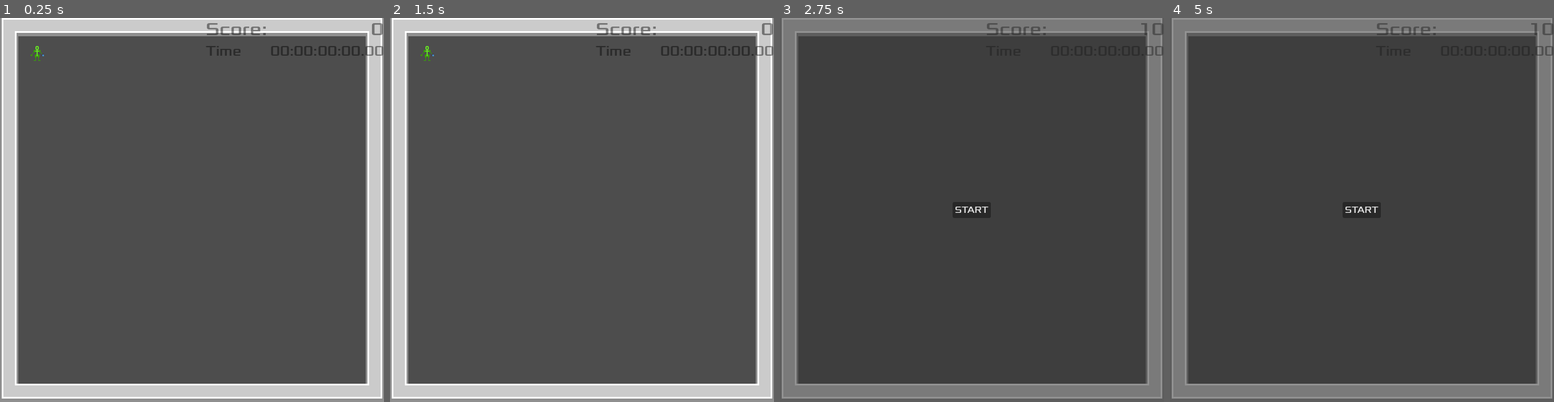
Above: before the commit, frames 1-4 (left to right).
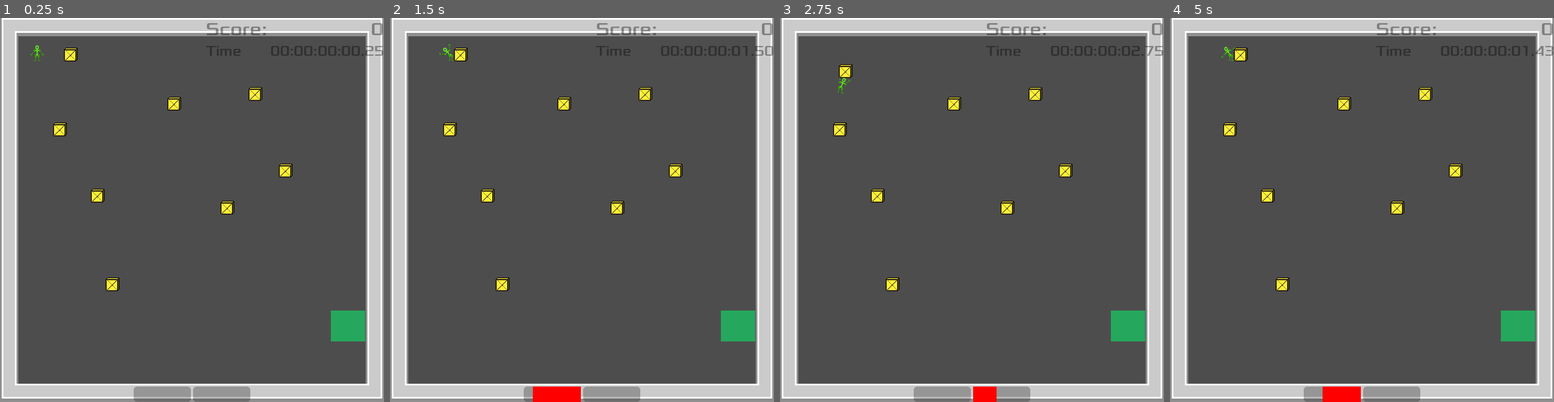
Above: after the commit, the same moments.

Repository: CrazyLegoMind/1h_jam_blank
Game: Godot game, scene res://scenes/main_game/main_game.tscn
The game is run twice, just before and just after one commit, with the same random seed, the same clock (stepped at 60 frames per second) and the same inputs. The engine's default icon, where the game draws it, is replaced by a stand-in: a white triangle on a blue panel in a dark square.
Inputs (mouse positions are in pixels of both pictures, inside the frame that each line leads up to):
- Up to frame 1 (0.25 s): no input
- Up to frame 2 (1.5 s): tap Enter (ui_accept) at 0.5, 0.77, 1.07 s; move the mouse to (666, 190) at 0.52 s; hold D (move_right) 0.53-1.25 s; hold K (tilt_l, bound only after the commit) 0.53-1.25 s; click (666, 190) at 0.67 s; tap L (tilt_r, bound only after the commit) at 0.8 s; click (582, 210) at 1.25 s, where only the run before the commit has a clickable "START"
- Up to frame 3 (2.75 s): move the mouse to (895, 229) at 2.02 s; hold S (move_down) from 2.03 s (still down); tap L (tilt_r, bound only after the commit) at 2.1 s; tap Enter (ui_accept) at 2.27, 2.3, 2.57 s
- Up to frame 4 (5 s): release S (move_down) at 2.75 s; click (1362, 210) at 2.75 s, where only the run before the commit has a clickable "START"; click (1362, 194) at 3.5 s, where only the run after the commit has a clickable "RETRY"; tap Enter (ui_accept) at 4.25, 4.35 s; move the mouse to (1400, 125) at 4.27 s; hold D (move_right) from 4.28 s (still down); hold K (tilt_l, bound only after the commit) from 4.28 s (still down)

The runs differ from the first frame. In frame 1, 2.9% of the frame differs, in the area x 7-100%, y 7-100%; in frame 2, 3.0%; in frame 3, 20%; in frame 4, 20%, in the area x 0-100%, y 0-100%.

Commit message:
bulk add 1h game

Diff:
--- a/project.godot
+++ b/project.godot
@@ -52,6 +52,18 @@
 "events": [Object(InputEventKey,"resource_local_to_scene":false,"resource_name":"","device":-1,"window_id":0,"alt_pressed":false,"shift_pressed":false,"ctrl_pressed":false,"meta_pressed":false,"pressed":false,"keycode":0,"physical_keycode":65,"key_label":0,"unicode":97,"echo":false,"script":null)
 ]
 }
+tilt_r={
+"deadzone": 0.5,
+"events": [Object(InputEventKey,"resource_local_to_scene":false,"resource_name":"","device":-1,"window_id":0,"alt_pressed":false,"shift_pressed":false,"ctrl_pressed":false,"meta_pressed":false,"pressed":false,"keycode":0,"physical_keycode":76,"key_label":0,"unicode":108,"echo":false,"script":null)
+, Object(InputEventKey,"resource_local_to_scene":false,"resource_name":"","device":-1,"window_id":0,"alt_pressed":false,"shift_pressed":false,"ctrl_pressed":false,"meta_pressed":false,"pressed":false,"keycode":0,"physical_keycode":4194321,"key_label":0,"unicode":0,"echo":false,"script":null)
+]
+}
+tilt_l={
+"deadzone": 0.5,
+"events": [Object(InputEventKey,"resource_local_to_scene":false,"resource_name":"","device":-1,"window_id":0,"alt_pressed":false,"shift_pressed":false,"ctrl_pressed":false,"meta_pressed":false,"pressed":false,"keycode":0,"physical_keycode":75,"key_label":0,"unicode":107,"echo":false,"script":null)
+, Object(InputEventKey,"resource_local_to_scene":false,"resource_name":"","device":-1,"window_id":0,"alt_pressed":false,"shift_pressed":false,"ctrl_pressed":false,"meta_pressed":false,"pressed":false,"keycode":0,"physical_keycode":4194319,"key_label":0,"unicode":0,"echo":false,"script":null)
+]
+}
 
 [layer_names]
 
--- a/resources/autoload/global_utils.gd
+++ b/resources/autoload/global_utils.gd
@@ -1,28 +1,45 @@
 extends Node
 
-signal enemy_dead()
+signal enemy_died()
 signal player_spawned(player)
 signal player_died
 
+var deadtxt = """
+You broke your back! keep your back straight
+when lifting heavy weights
+"""
 var menu_ui_scene = preload("res://scenes/menus/menu_ui.tscn")
 var menu_ui_node:MenuUi = menu_ui_scene.instantiate()
 var player = null
+var dead_enemies = 0
 
 func _ready():
 	player_died.connect(_on_player_died)
+	enemy_died.connect(_on_enemy_died)
 	player_spawned.connect(_on_player_spawned)
 	add_child(menu_ui_node)
 	menu_ui_node.retry.connect(_on_menu_retry)
 
+func _process(delta):
+	if is_instance_valid(player):
+		menu_ui_node.set_tilt(player.tilt)
 
 func _on_player_died():
 	menu_ui_node.show_pause_menu(true)
+
+func _on_enemy_died():
+	dead_enemies += 1
+	if dead_enemies >= 8:
+		menu_ui_node.set_text("good job!")
+		menu_ui_node.show_pause_menu(true)
 
 func _on_player_spawned(pl):
 	player = pl
 
 func _on_menu_retry():
+	dead_enemies = 0
 	menu_ui_node.update_score(0)
+	menu_ui_node.set_text(deadtxt)
 	reload_scene()
 
 func change_scene(scene:String):
--- /dev/null
+++ b/scenes/crate/crate.gd
@@ -0,0 +1,19 @@
+extends Node2D
+
+var target = null
+
+func set_target(node):
+	target = node
+
+func _process(delta):
+	if is_instance_valid(target):
+		global_position = target.global_position
+
+func die():
+	GlobalUtils.add_score(10+GlobalUtils.dead_enemies)
+	GlobalUtils.enemy_died.emit()
+	queue_free()
+
+func _on_body_entered(body):
+	if body.has_method("grab"):
+		body.grab(self)
--- /dev/null
+++ b/scenes/crate/crate.tscn
@@ -0,0 +1,22 @@
+[gd_scene load_steps=4 format=3 uid="uid://crjhw7hp8sh57"]
+
+[ext_resource type="Script" path="res://scenes/crate/crate.gd" id="1_edng3"]
+[ext_resource type="Texture2D" uid="uid://db46iygr1eyqm" path="res://scenes/crate/crate.png" id="1_htbxt"]
+
+[sub_resource type="RectangleShape2D" id="RectangleShape2D_oupw4"]
+size = Vector2(24, 24)
+
+[node name="Crate" type="Area2D"]
+collision_layer = 8
+collision_mask = 2
+script = ExtResource("1_edng3")
+
+[node name="CollisionShape2D" type="CollisionShape2D" parent="."]
+position = Vector2(1, -12)
+shape = SubResource("RectangleShape2D_oupw4")
+
+[node name="Sprite2D" type="Sprite2D" parent="."]
+position = Vector2(1, -11)
+texture = ExtResource("1_htbxt")
+
+[connection signal="body_entered" from="." to="." method="_on_body_entered"]
--- a/scenes/main_game/main_game.gd
+++ b/scenes/main_game/main_game.gd
@@ -3,14 +3,11 @@
 @onready var game_map = %GameMap
 
 func _ready():
-	printerr("vado a prendere acqua e caricatore telefono e ci siamo")
-	GlobalUtils.enemy_dead.connect(on_enemy_death)
+	GlobalUtils.enemy_died.connect(on_enemy_died)
+	GlobalUtils.start_game_timer()
 
-func on_enemy_death(type):
-	var i = randi_range(0,3)
-	var enemy_node = load("res://scenes/enemy/enemy.tscn").instantiate()
-	enemy_node.type = (type+1)%4
-	get_node("spawn_container/Marker2D"+str(i)).add_child(enemy_node)
+func on_enemy_died():
+	pass
 
 func _input(event):
 	return
@@ -34,3 +31,9 @@
 	print("adding", cell_pos)
 	game_map.set_cells_terrain_connect(0,[cell_pos],0,0)
 	$NavigationRegion2D.bake_navigation_polygon()
+
+
+func _on_area_2d_area_entered(area):
+	print("entered")
+	if area.has_method("die"):
+		area.die()
--- a/scenes/main_game/main_game.tscn
+++ b/scenes/main_game/main_game.tscn
@@ -1,8 +1,9 @@
-[gd_scene load_steps=7 format=3 uid="uid://xtuh2xd5x5sm"]
+[gd_scene load_steps=9 format=3 uid="uid://xtuh2xd5x5sm"]
 
 [ext_resource type="Script" path="res://scenes/main_game/main_game.gd" id="1_6j6ub"]
 [ext_resource type="Texture2D" uid="uid://b1mh1r0420nq1" path="res://scenes/main_game/stdtileset.png" id="1_i02de"]
 [ext_resource type="PackedScene" uid="uid://cv1sae8op8unp" path="res://scenes/player/player.tscn" id="2_yadwx"]
+[ext_resource type="PackedScene" uid="uid://crjhw7hp8sh57" path="res://scenes/crate/crate.tscn" id="4_xa0hp"]
 
 [sub_resource type="NavigationPolygon" id="NavigationPolygon_e3k5g"]
 vertices = PackedVector2Array(625, 625, 47, 625, 47, 47, 625, 47, 687, 687, 750, 723, -75, 737, -15, 687, -71, -74, -15, -15, 746, -78, 687, -15)
@@ -605,6 +606,9 @@
 terrain_set_0/terrain_0/color = Color(1, 0, 0, 1)
 sources/0 = SubResource("TileSetAtlasSource_5bi7h")
 
+[sub_resource type="RectangleShape2D" id="RectangleShape2D_j1k01"]
+size = Vector2(138.5, 56)
+
 [node name="MainGame" type="Node2D"]
 script = ExtResource("1_6j6ub")
 
@@ -619,3 +623,44 @@
 
 [node name="Player" parent="." instance=ExtResource("2_yadwx")]
 position = Vector2(65, 75)
+
+[node name="Crate" parent="." instance=ExtResource("4_xa0hp")]
+position = Vector2(123, 76)
+
+[node name="Area2D" type="Area2D" parent="."]
+position = Vector2(579, 512)
+collision_layer = 0
+collision_mask = 8
+
+[node name="ColorRect" type="ColorRect" parent="Area2D"]
+custom_minimum_size = Vector2(17.04, 0)
+offset_right = 60.24
+offset_bottom = 53.685
+color = Color(0, 1, 0.423529, 0.513726)
+
+[node name="CollisionShape2D" type="CollisionShape2D" parent="Area2D"]
+position = Vector2(69, 26)
+shape = SubResource("RectangleShape2D_j1k01")
+
+[node name="Crate2" parent="." instance=ExtResource("4_xa0hp")]
+position = Vector2(170, 323)
+
+[node name="Crate3" parent="." instance=ExtResource("4_xa0hp")]
+position = Vector2(499, 279)
+
+[node name="Crate4" parent="." instance=ExtResource("4_xa0hp")]
+position = Vector2(446, 145)
+
+[node name="Crate5" parent="." instance=ExtResource("4_xa0hp")]
+position = Vector2(196, 478)
+
+[node name="Crate6" parent="." instance=ExtResource("4_xa0hp")]
+position = Vector2(397, 344)
+
+[node name="Crate7" parent="." instance=ExtResource("4_xa0hp")]
+position = Vector2(304, 162)
+
+[node name="Crate8" parent="." instance=ExtResource("4_xa0hp")]
+position = Vector2(104, 207)
+
+[connection signal="area_entered" from="Area2D" to="." method="_on_area_2d_area_entered"]
--- a/scenes/menus/menu_ui.gd
+++ b/scenes/menus/menu_ui.gd
@@ -1,5 +1,7 @@
 extends CanvasLayer
 class_name MenuUi
+@onready var tilt_bar_l = %TiltBarL
+@onready var tilt_bar_r = %TiltBarR
 
 
 var _displayed_score := 0
@@ -20,7 +22,11 @@
 	if Input.is_action_just_pressed("ui_cancel"):
 		show_pause_menu(true)
 
+
+
 func _on_retry_pressed():
+	if not $PauseMenu.visible:
+		return
 	_displayed_score= 0
 	_time_elapsed= 0.0
 	show_pause_menu(false)
@@ -52,3 +58,14 @@
 	var minutes:int = (temp_time)/float(60)
 	temp_time -= minutes*60
 	%TimeValue.text = "%02d:%02d:%02d:%05.2f" % [days,hours,minutes,temp_time]
+
+func set_tilt(tilt:int):
+	if tilt > 0:
+		tilt_bar_l.value = 1
+		tilt_bar_r.value = tilt
+		return
+	tilt_bar_r.value = 1
+	tilt_bar_l.value = -tilt
+
+func set_text(txt):
+	$PauseMenu/VBoxContainer/Label.text = txt
--- a/scenes/menus/menu_ui.tscn
+++ b/scenes/menus/menu_ui.tscn
@@ -1,14 +1,16 @@
-[gd_scene load_steps=3 format=3 uid="uid://cbbkfoixcjuka"]
+[gd_scene load_steps=4 format=3 uid="uid://cbbkfoixcjuka"]
 
 [ext_resource type="Script" path="res://scenes/menus/menu_ui.gd" id="1_x2fdc"]
 [ext_resource type="Theme" uid="uid://ikks65y6tq6k" path="res://assets/main_theme.tres" id="2_axeig"]
+
+[sub_resource type="StyleBoxFlat" id="StyleBoxFlat_cjhy6"]
+bg_color = Color(1, 0, 0, 1)
 
 [node name="MenuUI" type="CanvasLayer"]
 process_mode = 3
 script = ExtResource("1_x2fdc")
 
 [node name="ScoreLabels" type="MarginContainer" parent="."]
-modulate = Color(0, 0, 0, 0.439216)
 anchors_preset = 15
 anchor_right = 1.0
 anchor_bottom = 1.0
@@ -17,6 +19,7 @@
 theme = ExtResource("2_axeig")
 
 [node name="VBoxContainer" type="VBoxContainer" parent="ScoreLabels"]
+modulate = Color(0, 0, 0, 0.380392)
 layout_mode = 2
 size_flags_horizontal = 8
 size_flags_vertical = 0
@@ -57,6 +60,35 @@
 text = "365:24:60:60.999"
 horizontal_alignment = 2
 
+[node name="HBoxContainer" type="HBoxContainer" parent="ScoreLabels"]
+layout_mode = 2
+size_flags_horizontal = 4
+
+[node name="TiltBarL" type="ProgressBar" parent="ScoreLabels/HBoxContainer"]
+unique_name_in_owner = true
+custom_minimum_size = Vector2(100, 26.63)
+layout_mode = 2
+size_flags_horizontal = 4
+size_flags_vertical = 8
+theme_override_styles/fill = SubResource("StyleBoxFlat_cjhy6")
+min_value = 1.0
+max_value = 50.0
+value = 1.0
+fill_mode = 1
+show_percentage = false
+
+[node name="TiltBarR" type="ProgressBar" parent="ScoreLabels/HBoxContainer"]
+unique_name_in_owner = true
+custom_minimum_size = Vector2(100, 26.63)
+layout_mode = 2
+size_flags_horizontal = 4
+size_flags_vertical = 8
+theme_override_styles/fill = SubResource("StyleBoxFlat_cjhy6")
+min_value = 1.0
+max_value = 50.0
+value = 1.0
+show_percentage = false
+
 [node name="PauseMenu" type="MarginContainer" parent="."]
 visible = false
 anchors_preset = 15
@@ -78,6 +110,13 @@
 
 [node name="Retry" type="Button" parent="PauseMenu/VBoxContainer"]
 layout_mode = 2
-text = "START"
+size_flags_horizontal = 4
+text = "RETRY"
+
+[node name="Label" type="Label" parent="PauseMenu/VBoxContainer"]
+layout_mode = 2
+text = "You broke your back! keep your back straight
+when lifting heavy weights"
+horizontal_alignment = 1
 
 [connection signal="pressed" from="PauseMenu/VBoxContainer/Retry" to="." method="_on_retry_pressed"]
--- a/scenes/player/player.gd
+++ b/scenes/player/player.gd
@@ -2,23 +2,51 @@
 
 var movement_input := Vector2()
 var mov_speed = 80
+var locked = false
+var tilt = 0
+var tilt_force := 0.0
+var grabbing := 0.0
+@onready var body = %body
 @onready var animation_player_node:AnimationPlayer = $AnimationPlayer
+@onready var grab_position = %GrabPosition
 
 func _ready():
 	GlobalUtils.player_spawned.emit(self)
+	GlobalUtils.enemy_died.connect(on_enemy_died)
+
+func on_enemy_died():
+	tilt_force = 0
+	grabbing = 0.0
+	body.rotation_degrees =0
+	$AnimationPlayer.stop()
+	locked = true
+	$AnimationPlayer.stop()
+	animation_player_node.speed_scale =1
+	$AnimationPlayer.play_backwards("grab")
+	await $AnimationPlayer.animation_finished
+	locked = false
 
 func _input(event):
-	if Input.is_action_just_pressed("ui_accept"):
-		GlobalUtils.add_score(10)
-		die()
 	if Input.is_action_just_pressed("ui_up"):
 		GlobalUtils.start_game_timer()
 
 func _physics_process(delta):
+	tilt = body.rotation_degrees
+	if Input.is_action_pressed("tilt_l"):
+		tilt_force = -40
+	if Input.is_action_pressed("tilt_r"):
+		tilt_force = 40
+	tilt_force = lerp(tilt_force,0.0,delta)
+	body.rotation_degrees = body.rotation_degrees + tilt_force*delta +delta*(
+								body.rotation_degrees*0.7+
+								body.rotation_degrees*grabbing)
+	body.rotation_degrees = clamp(body.rotation_degrees,-60,60)
+	if body.rotation_degrees > 59 or body.rotation_degrees <-59:
+		die()
+	if locked:
+		return
 	movement_input = Vector2()
 	movement_input = Input.get_vector("move_left","move_right","move_up","move_down")
-
-
 	velocity = mov_speed*movement_input
 	move_and_slide()
 	var anim = "RESET"
@@ -27,14 +55,23 @@
 		anim = "walk_v"
 		animation_player_node.speed_scale *= movement_input.y
 	if velocity.x != 0 :
-		if sign(movement_input.x) == -1:
-			$SpriteContainer.scale.x = -1
-		else:
-			$SpriteContainer.scale.x = 1
 		animation_player_node.speed_scale = 4
 		anim = "walk_h"
 	$AnimationPlayer.play(anim)
 
+
 func die():
 	GlobalUtils.player_died.emit()
 	queue_free()
+
+func grab(node):
+	$AnimationPlayer.stop()
+	locked = true
+	$AnimationPlayer.stop()
+	animation_player_node.speed_scale =1
+	$AnimationPlayer.play("grab")
+	await $AnimationPlayer.animation_finished
+	node.set_target(grab_position)
+	locked = false
+	body.rotation_degrees = randi_range(-10,10)
+	grabbing += 0.5 + GlobalUtils.dead_enemies*0.04
--- a/scenes/player/player.tscn
+++ b/scenes/player/player.tscn
@@ -4,7 +4,6 @@
 [ext_resource type="Texture2D" uid="uid://dqj83q0j4t2ou" path="res://scenes/player/body_sprite.png" id="3_vkamo"]
 [ext_resource type="Texture2D" uid="uid://fosf68e3f35l" path="res://scenes/player/arm_sprite.png" id="3_wsqyp"]
 [ext_resource type="Texture2D" uid="uid://cm0638qn6uneg" path="res://scenes/player/leg_sprite.png" id="3_y1jt4"]
-[ext_resource type="Texture2D" uid="uid://cydmfwgjndnch" path="res://icon.svg" id="4_1cdrt"]
 
 [sub_resource type="CapsuleShape2D" id="CapsuleShape2D_lmohl"]
 radius = 4.0
@@ -63,26 +62,42 @@
 tracks/4/type = "value"
 tracks/4/imported = false
 tracks/4/enabled = true
-tracks/4/path = NodePath("SpriteContainer/body:rotation")
+tracks/4/path = NodePath("SpriteContainer/body:position")
 tracks/4/interp = 1
-tracks/4/loop_wrap = false
+tracks/4/loop_wrap = true
 tracks/4/keys = {
 "times": PackedFloat32Array(0),
 "transitions": PackedFloat32Array(1),
 "update": 0,
-"values": [0.0]
-}
-tracks/5/type = "value"
-tracks/5/imported = false
-tracks/5/enabled = true
-tracks/5/path = NodePath("SpriteContainer/body:position")
-tracks/5/interp = 1
-tracks/5/loop_wrap = true
-tracks/5/keys = {
-"times": PackedFloat32Array(0),
-"transitions": PackedFloat32Array(1),
-"update": 0,
-"values": [Vector2(0, -17)]
+"values": [Vector2(0, -9)]
+}
+
+[sub_resource type="Animation" id="Animation_mwdop"]
+resource_name = "grab"
+length = 0.5
+tracks/0/type = "value"
+tracks/0/imported = false
+tracks/0/enabled = true
+tracks/0/path = NodePath("SpriteContainer/body/arm:rotation")
+tracks/0/interp = 1
+tracks/0/loop_wrap = true
+tracks/0/keys = {
+"times": PackedFloat32Array(0, 0.5),
+"transitions": PackedFloat32Array(1, 1),
+"update": 0,
+"values": [0.0, -2.0944]
+}
+tracks/1/type = "value"
+tracks/1/imported = false
+tracks/1/enabled = true
+tracks/1/path = NodePath("SpriteContainer/body/arm2:rotation")
+tracks/1/interp = 1
+tracks/1/loop_wrap = true
+tracks/1/keys = {
+"times": PackedFloat32Array(0, 0.5),
+"transitions": PackedFloat32Array(1, 1),
+"update": 0,
+"values": [0.0, 2.0944]
 }
 
 [sub_resource type="Animation" id="Animation_jhc6x"]
@@ -137,18 +152,6 @@
 "update": 0,
 "values": [-0.174533, -0.174533, 0.0, 0.174533, -0.174533]
 }
-tracks/4/type = "value"
-tracks/4/imported = false
-tracks/4/enabled = true
-tracks/4/path = NodePath("SpriteContainer/body:rotation")
-tracks/4/interp = 1
-tracks/4/loop_wrap = true
-tracks/4/keys = {
-"times": PackedFloat32Array(0, 0.4),
-"transitions": PackedFloat32Array(1, 1),
-"update": 0,
-"values": [0.0872665, -0.0872665]
-}
 
 [sub_resource type="Animation" id="Animation_3jvuv"]
 resource_name = "walk_v"
@@ -169,46 +172,34 @@
 tracks/1/type = "value"
 tracks/1/imported = false
 tracks/1/enabled = true
-tracks/1/path = NodePath("SpriteContainer/body:rotation")
+tracks/1/path = NodePath("SpriteContainer/leg:position")
 tracks/1/interp = 1
 tracks/1/loop_wrap = true
 tracks/1/keys = {
 "times": PackedFloat32Array(0, 0.2, 0.4, 0.6, 0.8),
 "transitions": PackedFloat32Array(1, 1, 1, 1, 1),
 "update": 0,
-"values": [0.0, -0.0872665, 0.0, 0.0872665, 0.0]
+"values": [Vector2(2, -7), Vector2(2, -9), Vector2(2, -11), Vector2(3, -9), Vector2(2, -7)]
 }
 tracks/2/type = "value"
 tracks/2/imported = false
 tracks/2/enabled = true
-tracks/2/path = NodePath("SpriteContainer/leg:position")
+tracks/2/path = NodePath("SpriteContainer/leg:rotation")
 tracks/2/interp = 1
 tracks/2/loop_wrap = true
 tracks/2/keys = {
-"times": PackedFloat32Array(0, 0.2, 0.4, 0.6, 0.8),
-"transitions": PackedFloat32Array(1, 1, 1, 1, 1),
-"update": 0,
-"values": [Vector2(2, -7), Vector2(2, -9), Vector2(2, -11), Vector2(3, -9), Vector2(2, -7)]
+"times": PackedFloat32Array(0, 0.4, 0.6, 0.8),
+"transitions": PackedFloat32Array(1, 1, 1, 1),
+"update": 0,
+"values": [0.0, 0.0, -0.0872665, 0.0]
 }
 tracks/3/type = "value"
 tracks/3/imported = false
 tracks/3/enabled = true
-tracks/3/path = NodePath("SpriteContainer/leg:rotation")
+tracks/3/path = NodePath("SpriteContainer/leg2:rotation")
 tracks/3/interp = 1
 tracks/3/loop_wrap = true
 tracks/3/keys = {
-"times": PackedFloat32Array(0, 0.4, 0.6, 0.8),
-"transitions": PackedFloat32Array(1, 1, 1, 1),
-"update": 0,
-"values": [0.0, 0.0, -0.0872665, 0.0]
-}
-tracks/4/type = "value"
-tracks/4/imported = false
-tracks/4/enabled = true
-tracks/4/path = NodePath("SpriteContainer/leg2:rotation")
-tracks/4/interp = 1
-tracks/4/loop_wrap = true
-tracks/4/keys = {
 "times": PackedFloat32Array(0, 0.2, 0.4, 0.8),
 "transitions": PackedFloat32Array(1, 1, 1, 1),
 "update": 0,
@@ -218,6 +209,7 @@
 [sub_resource type="AnimationLibrary" id="AnimationLibrary_r8sx6"]
 _data = {
 "RESET": SubResource("Animation_cfkt3"),
+"grab": SubResource("Animation_mwdop"),
 "walk_h": SubResource("Animation_jhc6x"),
 "walk_v": SubResource("Animation_3jvuv")
 }
@@ -235,26 +227,28 @@
 metadata/_edit_group_ = true
 
 [node name="body" type="Sprite2D" parent="SpriteContainer"]
-position = Vector2(0, -17)
+unique_name_in_owner = true
+position = Vector2(0, -9)
 texture = ExtResource("3_vkamo")
+centered = false
+offset = Vector2(-5, -18)
 
 [node name="arm2" type="Sprite2D" parent="SpriteContainer/body"]
-position = Vector2(-5, 0)
+position = Vector2(-5, -9)
 texture = ExtResource("3_wsqyp")
 centered = false
 offset = Vector2(-7, -2)
 flip_h = true
 
 [node name="arm" type="Sprite2D" parent="SpriteContainer/body"]
-position = Vector2(5, 0)
+position = Vector2(5, -9)
 texture = ExtResource("3_wsqyp")
 centered = false
 offset = Vector2(-2, -2)
 
-[node name="Sprite2D" type="Sprite2D" parent="SpriteContainer/body/arm"]
-position = Vector2(5.215, 7.245)
-scale = Vector2(0.035, 0.035)
-texture = ExtResource("4_1cdrt")
+[node name="GrabPosition" type="Marker2D" parent="SpriteContainer/body"]
+unique_name_in_owner = true
+position = Vector2(0, -18.875)
 
 [node name="leg" type="Sprite2D" parent="SpriteContainer"]
 position = Vector2(2, -9)
Binary file added: scenes/crate/crate.png
Not shown, added: scenes/crate/crate.png.import
